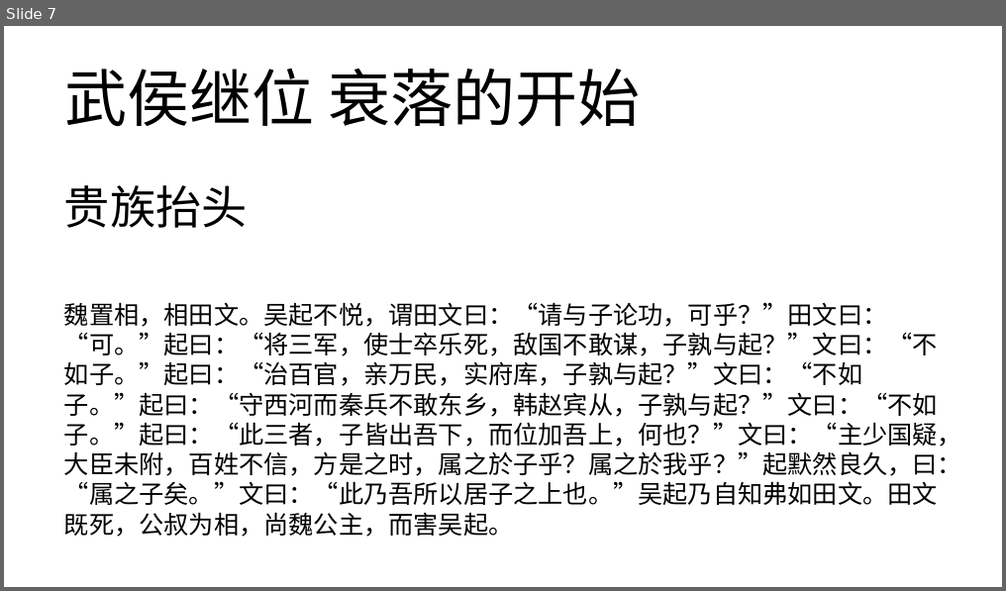
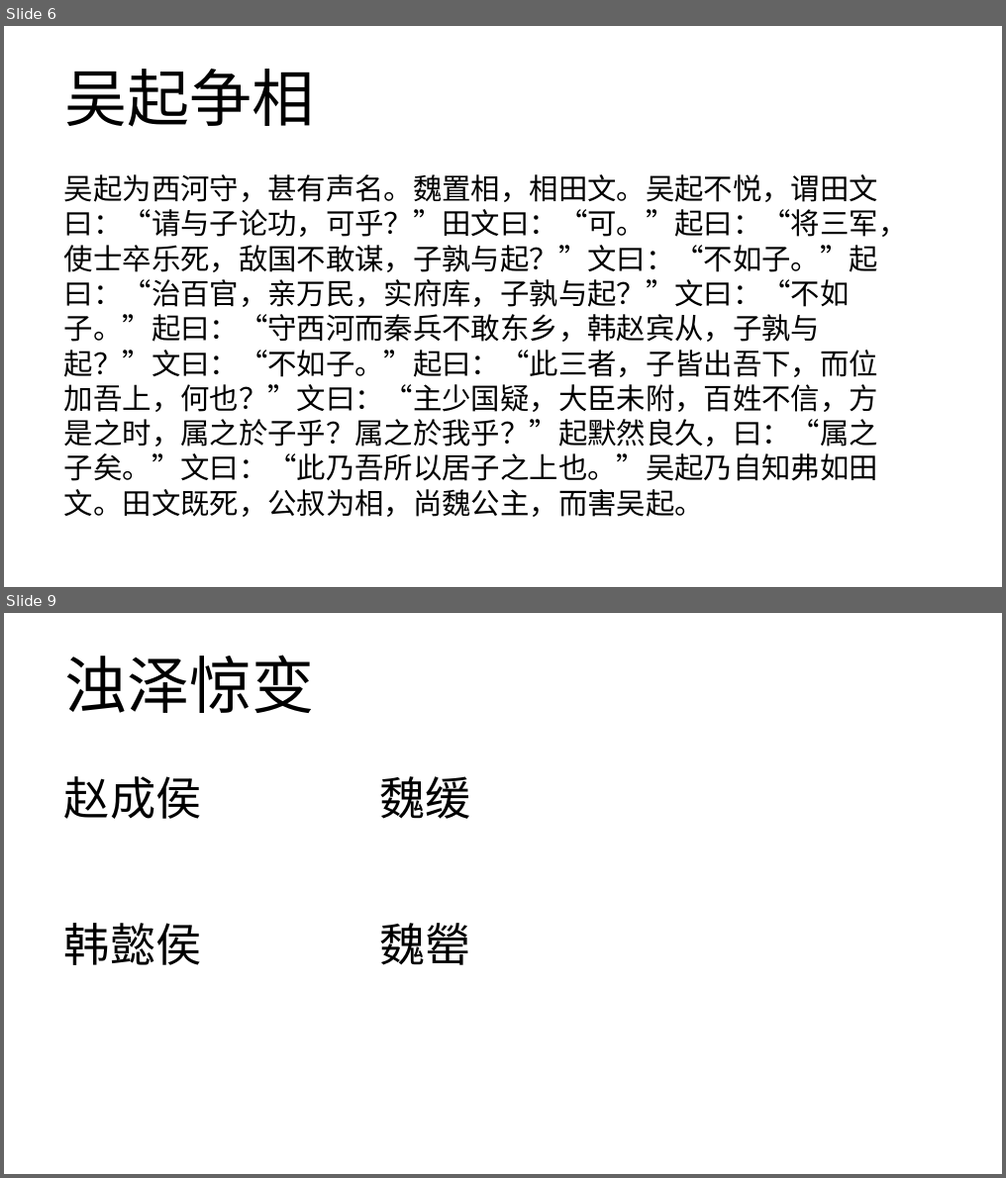
Before and after one commit to DaccPonding/learn_for_yourself, a slide deck: 阿正的分享.pptx. Shown one above the other, each under a label of ours: slide 7 before the commit, slides 6 and 9 after it; the slides between them are not shown. The pictures are 1006x591 and 1006x1178 pixels, drawn with LibreOffice and Linux fonts; fonts in the diff are those of the drawing. Boxes give left, top, right and bottom in pixels: in the first picture for what was removed or moved away, otherwise in the second. Text is boxed around its words. In the diff, an @@ line names an element or a change of style, - is before the commit and + after.

```diff
--- a/阿正的分享.pptx
+++ b/阿正的分享.pptx
@@ slide 9 added at <box>4,613,1002,1174</box>, background #FFFFFF @@
@@ title added at <box>64,655,314,713</box>, 60 pt, text #000000 @@
+浊泽惊变
@@ text added at <box>64,776,202,819</box>, 44 pt, text #000000 @@
+赵成侯
@@ text added at <box>379,776,470,819</box>, 44 pt, text #000000 @@
+魏缓
@@ text added at <box>64,923,202,965</box>, 44 pt, text #000000 @@
+韩懿侯
@@ text added at <box>379,923,470,965</box>, 44 pt, text #000000 @@
+魏罃
@@ what was slide 7 is now slide 6 @@
@@ slide 6 changed as well @@
@@ title at <box>64,69,314,127</box>: text changed @@
-武侯继位 衰落的开始
+吴起争相
@@ text at <box>64,174,907,517</box>: text changed; size 24 to 28 pt @@
-魏置相，相田文。吴起不悦，谓田文曰：“请与子论功，可乎？”田文曰：“可。”起曰：“将三军，使士卒乐死，敌国不敢谋，子孰与起？”文曰：“不如子。”起曰：“治百官，亲万民，实府库，子孰与起？”文曰：“不如子。”起曰：“守西河而秦兵不敢东乡，韩赵宾从，子孰与起？”文曰：“不如子。”起曰：“此三者，子皆出吾下，而位加吾上，何也？”文曰：“主少国疑，大臣未附，百姓不信，方是之时，属之於子乎？属之於我乎？”起默然良久，曰：“属之子矣。”文曰：“此乃吾所以居子之上也。”吴起乃自知弗如田文。田文既死，公叔为相，尚魏公主，而害吴起。
+吴起为西河守，甚有声名。魏置相，相田文。吴起不悦，谓田文曰：“请与子论功，可乎？”田文曰：“可。”起曰：“将三军，使士卒乐死，敌国不敢谋，子孰与起？”文曰：“不如子。”起曰：“治百官，亲万民，实府库，子孰与起？”文曰：“不如子。”起曰：“守西河而秦兵不敢东乡，韩赵宾从，子孰与起？”文曰：“不如子。”起曰：“此三者，子皆出吾下，而位加吾上，何也？”文曰：“主少国疑，大臣未附，百姓不信，方是之时，属之於子乎？属之於我乎？”起默然良久，曰：“属之子矣。”文曰：“此乃吾所以居子之上也。”吴起乃自知弗如田文。田文既死，公叔为相，尚魏公主，而害吴起。
@@ text removed at <box>64,185,248,228</box> @@
-贵族抬头
```
Also in this commit, not shown: 5 other slides changed, 5 other slides added, 1 slide removed, 1 other file.
